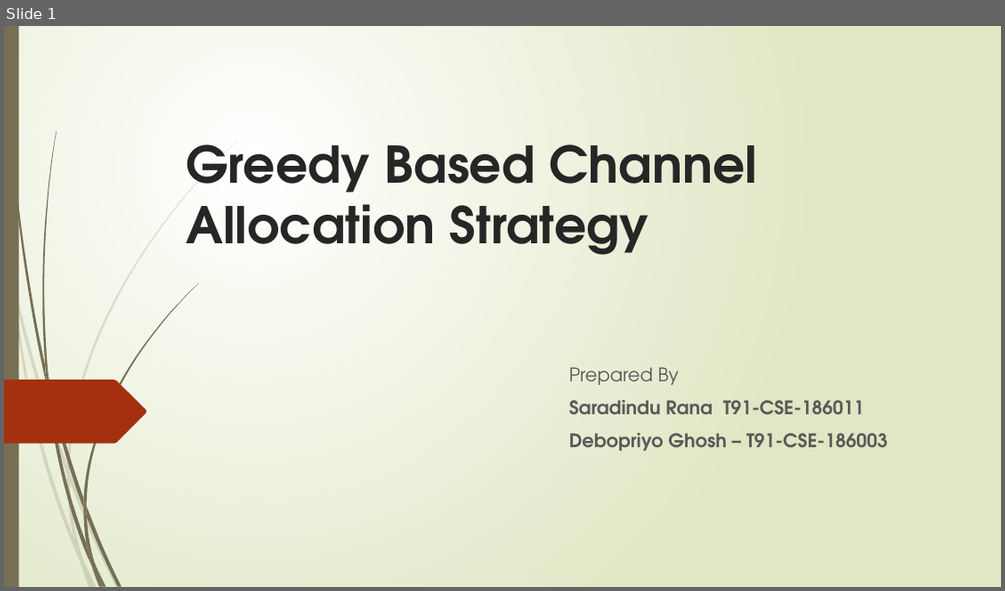
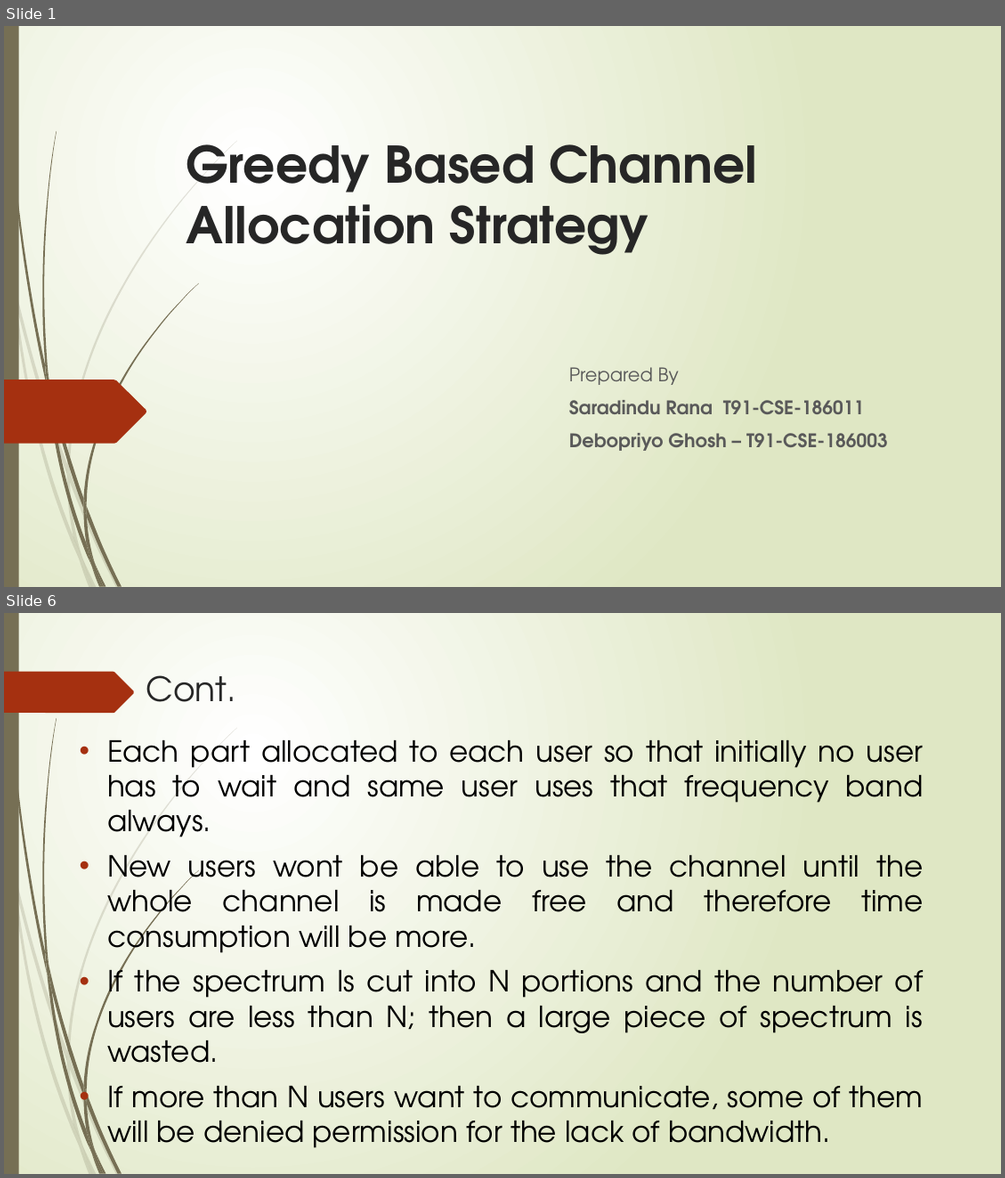
Before and after one commit to debopriyodjghosh/Channel-allocation-web-app, a slide deck: Docs/ppt.pptx. Shown one above the other, each under a label of ours: slide 1 before the commit, slides 1 and 6 after it; the slides between them are not shown. The pictures are 1005x591 and 1005x1178 pixels, drawn with LibreOffice and Linux fonts; fonts in the diff are those of the drawing. Boxes give left, top, right and bottom in pixels: in the first picture for what was removed or moved away, otherwise in the second. Text is boxed around its words. In the diff, an @@ line names an element or a change of style, - is before the commit and + after.

```diff
--- a/Docs/ppt.pptx
+++ b/Docs/ppt.pptx
@@ slide 6 added at box(4, 613, 1001, 1174), background gradient #FFFFFF to #DFE8C4; not listed: 23 template elements that a slide beside it also shows @@
@@ freeform shape added at box(4, 672, 134, 713), fill #A53010 @@
@@ title added at box(146, 675, 236, 702), 32.4 pt, text #262626 @@
+Cont.
@@ text added at box(107, 739, 923, 1156), 28 pt, text #000000 @@
+• Each part allocated to each user so that initially no user has to wait and same user uses that frequency band always.
+• New users wont be able to use the channel until the whole channel is made free and therefore time consumption will be more.
+• If the spectrum Is cut into N portions and the number of users are less than N; then a large piece of spectrum is wasted.
+• If more than N users want to communicate, some of them will be denied permission for the lack of bandwidth.
```
Also in this commit, not shown: 1 slide changed, 5 other slides added, 1 slide removed, 14 other files.
